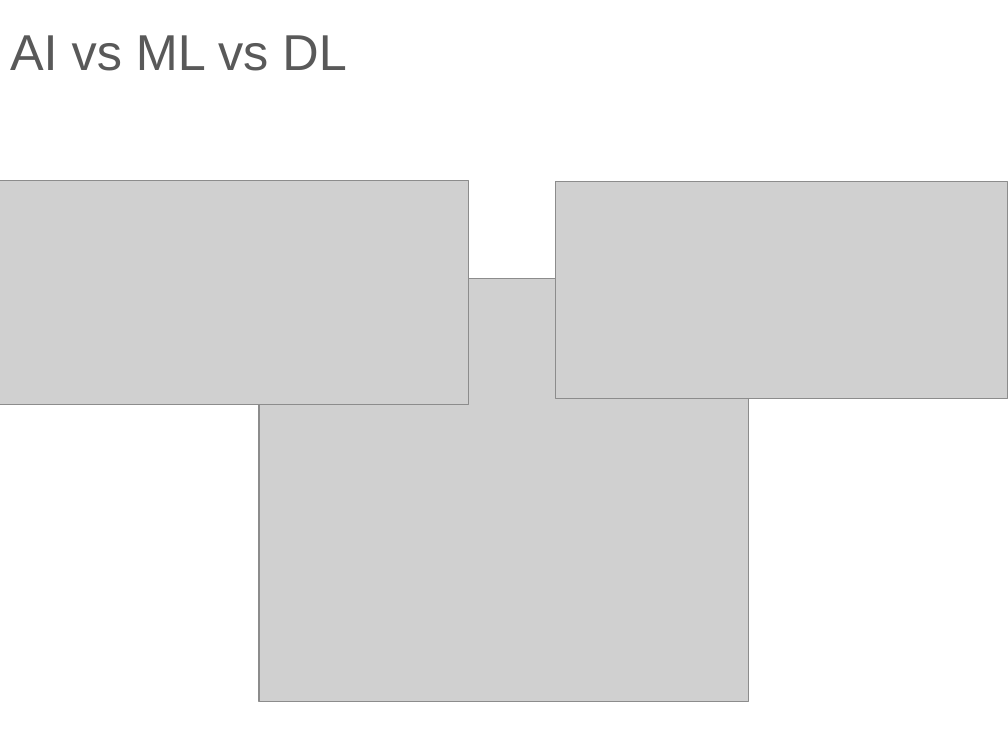
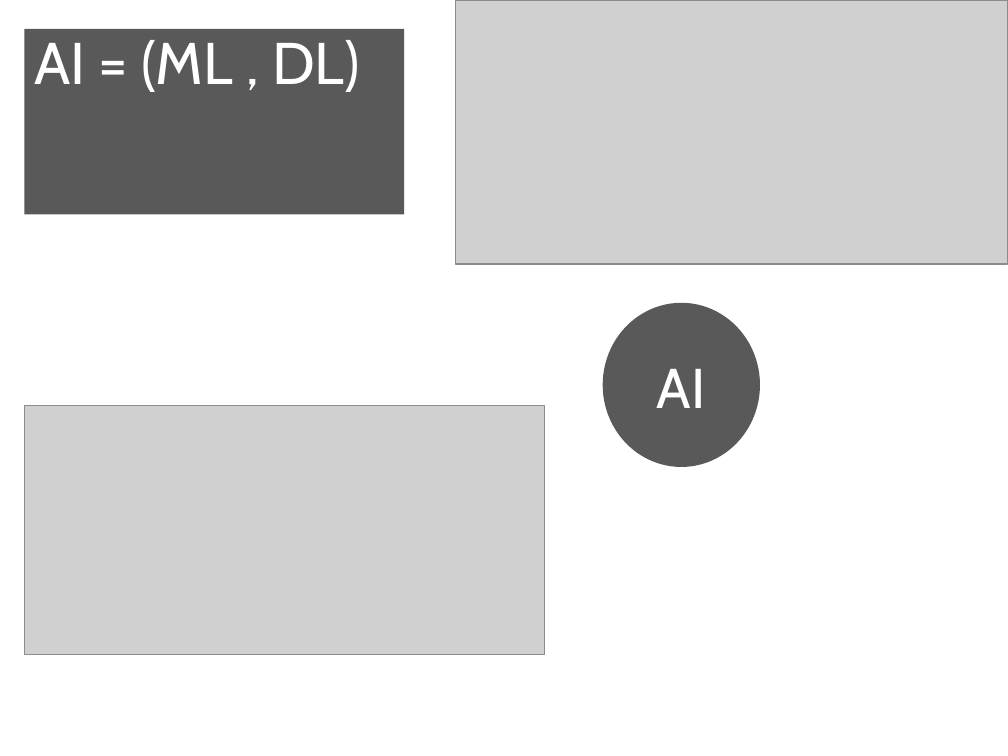
Before and after one commit to josh-dcosta/pjas-thyroid, a slide deck: slide 4 of presentation/Thyroid_Cancer_Recurrence_Presentation.pptx. Drawn at 1008x756 pixels with LibreOffice and Linux fonts; fonts in the diff are those of the drawing; grey boxes stand for pictures. Boxes give left, top, right and bottom in pixels: in the first picture for what was removed or moved away, otherwise in the second. Text is boxed around its words. In the diff, an @@ line names an element or a change of style, - is before the commit and + after.

```diff
--- a/presentation/Thyroid_Cancer_Recurrence_Presentation.pptx
+++ b/presentation/Thyroid_Cancer_Recurrence_Presentation.pptx
@@ title "AI = (ML , DL)": place and size @@
-title "AI = (ML , DL)" at (10,35,346,71)
+title "AI = (ML , DL)" at (24,29,404,215)
@@ title "AI = (ML , DL)" at (24,29,404,215): vertical alignment middle to top; fill none to #595959 @@
@@ picture: place and size @@
-picture at (0,180,469,404)
+picture at (456,0,1008,264)
@@ title at (34,40,360,92): text changed; size 36 to 42 pt; font Arial to Cabin; text colour #595959 to #FFFFFF @@
-AI vs ML vs DL
+AI = (ML , DL)
@@ picture removed at (259,278,749,701) @@
@@ ellipse added at (604,303,759,466), fill #595959, outline #595959 1.5 pt @@
@@ text added at (657,369,706,408), 40 pt, text #FFFFFF @@
+AI
@@ picture: place and size @@
-picture at (555,181,1008,398)
+picture at (24,406,544,655)
```
Also in this commit, not shown: 4 other slides changed, 1 slide added, 1 slide removed.
